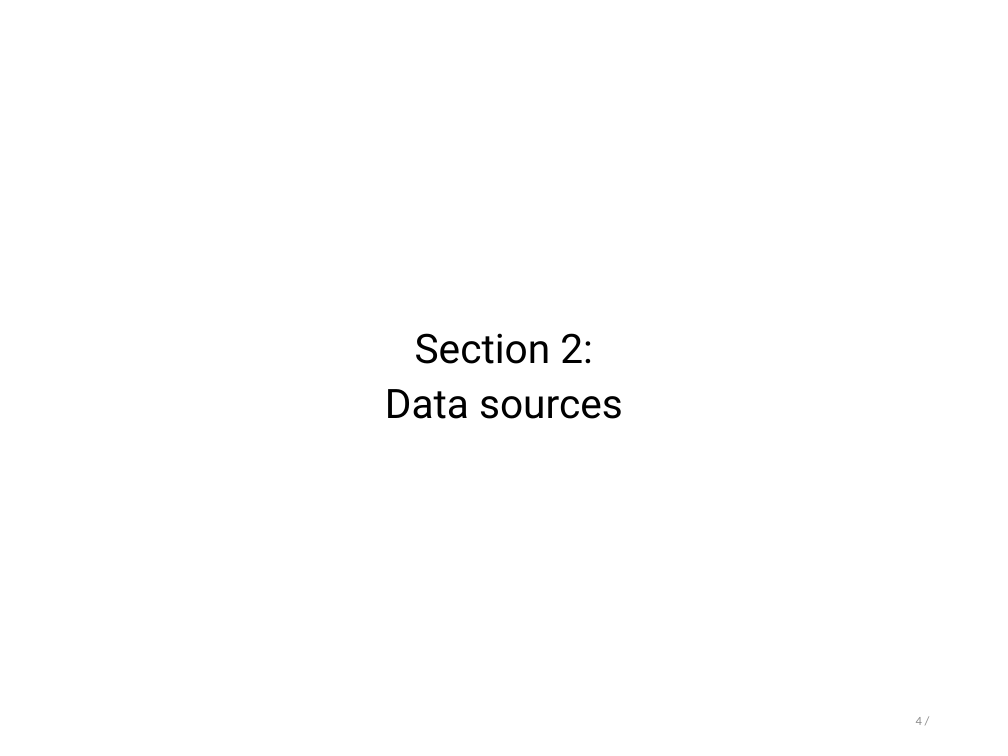
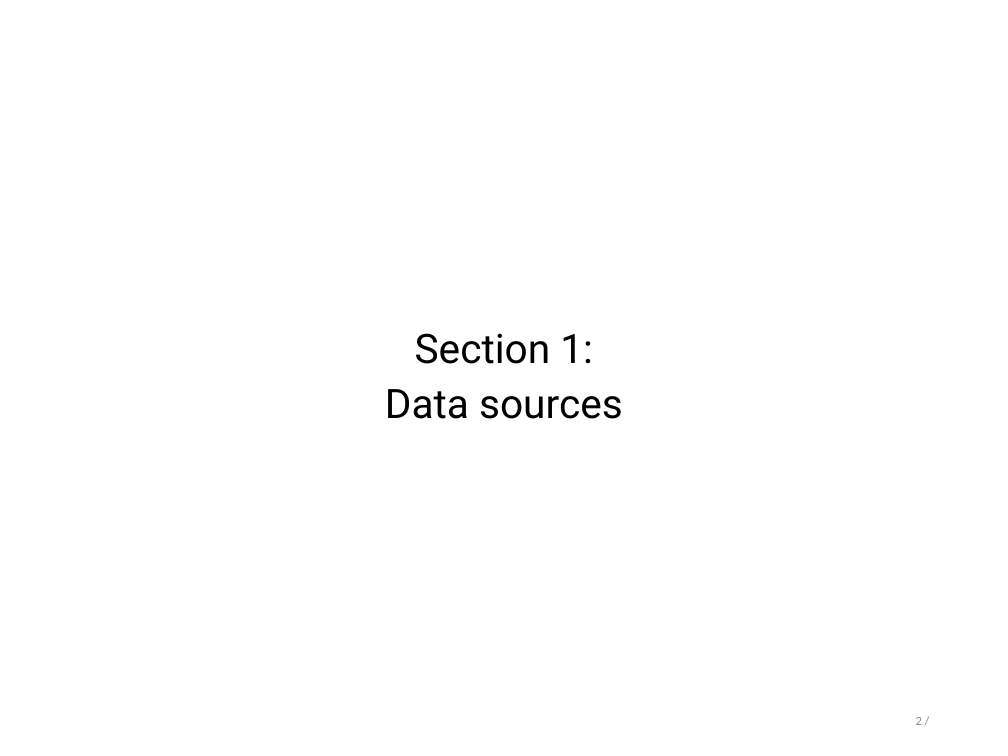
Before and after one commit to stepan-o/thesis, a slide deck: slide 2 of presentations/rdbms_design.pptx (slide 4 before the commit). Drawn at 1008x756 pixels with LibreOffice and Linux fonts; fonts in the diff are those of the drawing. Boxes give left, top, right and bottom in pixels: in the first picture for what was removed or moved away, otherwise in the second. Text is boxed around its words. In the diff, an @@ line names an element or a change of style, - is before the commit and + after.

```diff
--- a/presentations/rdbms_design.pptx
+++ b/presentations/rdbms_design.pptx
@@ subtitle at (415,333,593,364): text changed @@
-Section 2:
+Section 1:
@@ page number at (916,717,922,725): text changed @@
-4 /
+2 /
```
Also in this commit, not shown: 8 other slides changed, 9 slides added.
